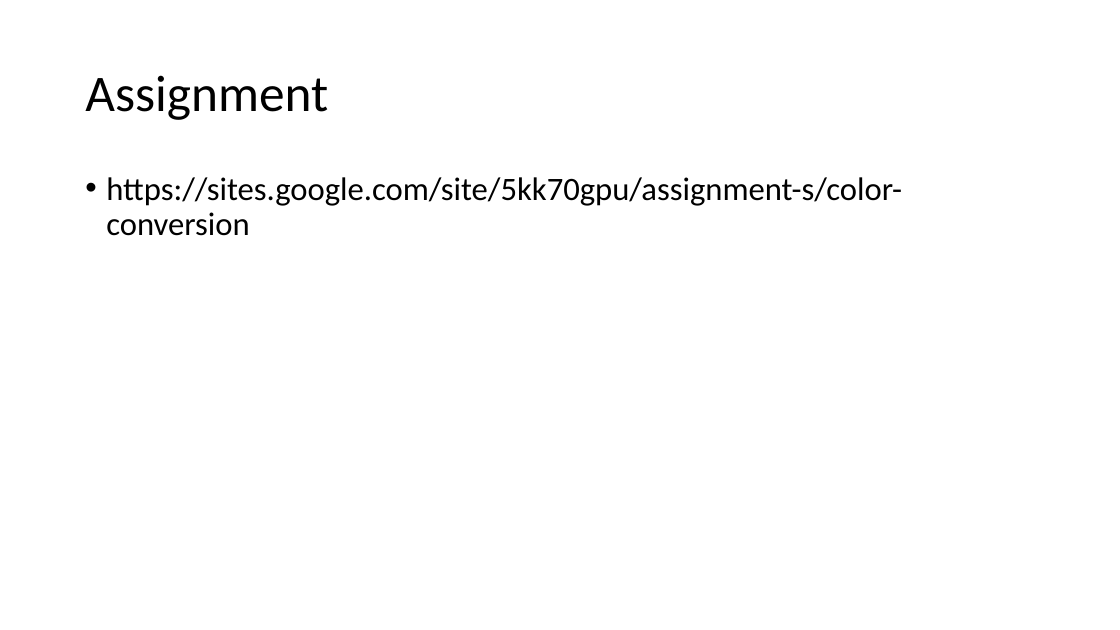
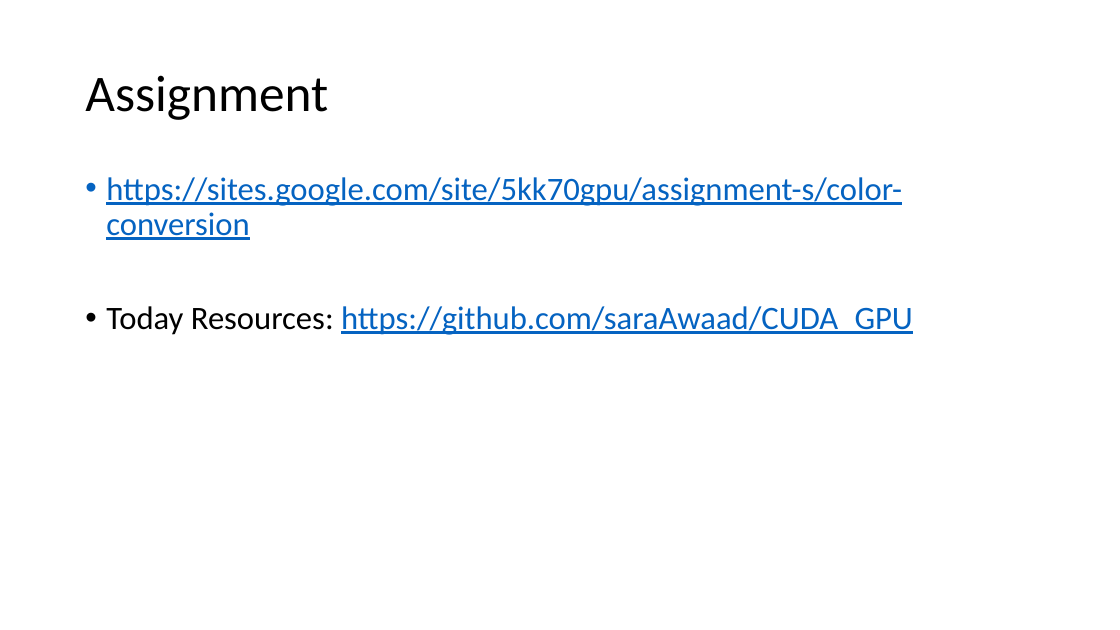
Before and after one commit to saraAwaad/CUDA_GPU, a slide deck: slide 9 of nVidia CUDA on GPU.pptx. Drawn at 1120x630 pixels with LibreOffice and Linux fonts; fonts in the diff are those of the drawing. Boxes give left, top, right and bottom in pixels: in the first picture for what was removed or moved away, otherwise in the second. Text is boxed around its words. In the diff, an @@ line names an element or a change of style, - is before the commit and + after.

```diff
--- a/nVidia CUDA on GPU.pptx
+++ b/nVidia CUDA on GPU.pptx
@@ text at <box>106,177,902,240</box>: text colour #000000 to #0563C1, underline on in "https://sites.google.com/site/5kk70gpu/assignment-s/color-co ..." @@
@@ text at <box>106,306,913,335</box>: paragraph added @@
+• Today Resources: https://github.com/saraAwaad/CUDA_GPU
```
Also in this commit, not shown: 1 slide added, 1 other file.
